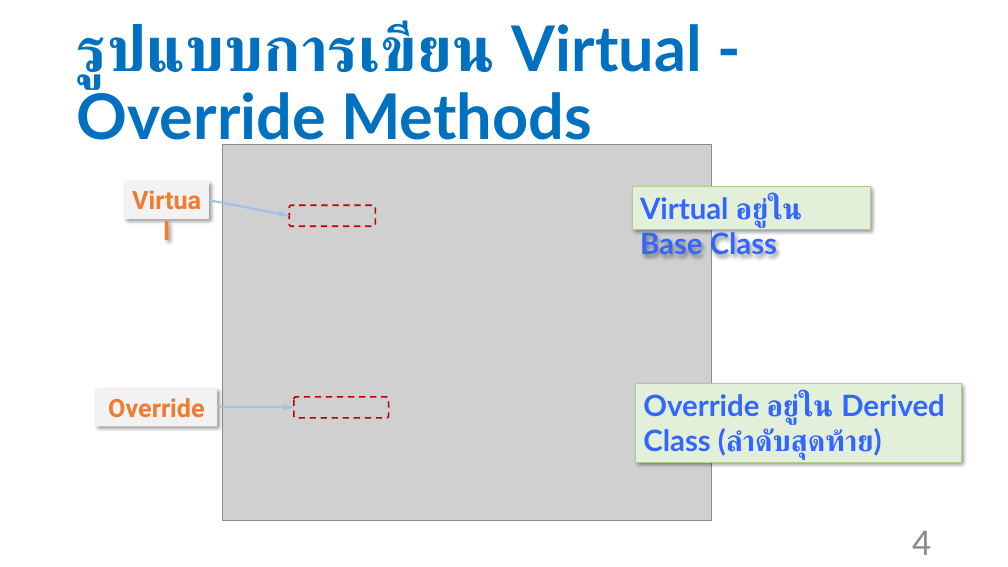
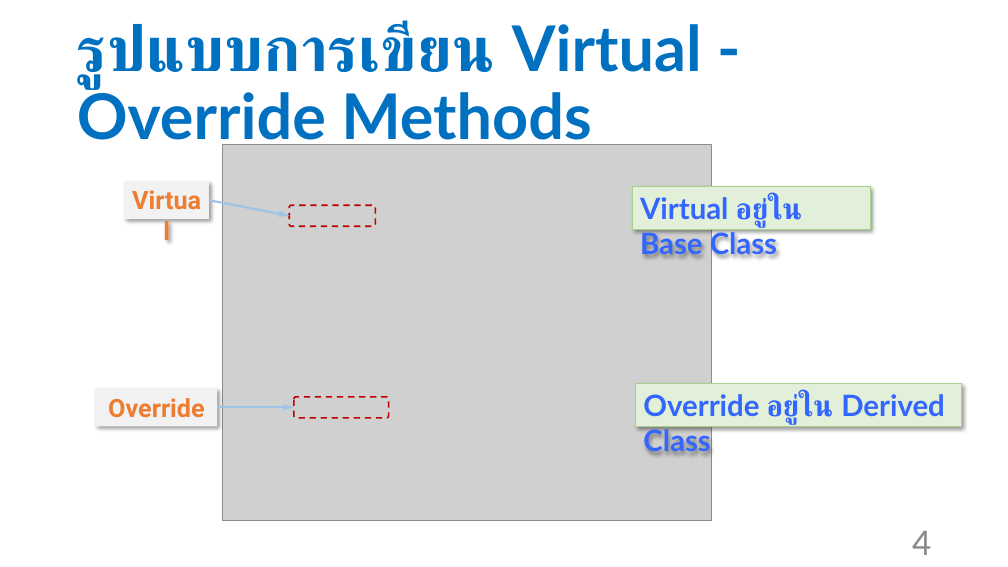
Before and after one commit to 03376836-OOP-2566/03376836-OOP-2566-Week-10, a slide deck: slide 4 of Slides/Classes and Inheritance-Part2.pptx. Drawn at 1008x567 pixels with LibreOffice and Linux fonts; fonts in the diff are those of the drawing; grey boxes stand for pictures; background and template pictures are left out. Boxes give left, top, right and bottom in pixels: in the first picture for what was removed or moved away, otherwise in the second. Text is boxed around its words. In the diff, an @@ line names an element or a change of style, - is before the commit and + after.

Commit message:
update ppt

```diff
--- a/Slides/Classes and Inheritance-Part2.pptx
+++ b/Slides/Classes and Inheritance-Part2.pptx
@@ rectangle "Override อยู่ใน Derived Class": place and size @@
-rectangle "Override อยู่ใน Derived Class" at bbox=[636, 383, 962, 462]
+rectangle "Override อยู่ใน Derived Class" at bbox=[636, 383, 962, 426]
@@ text in rectangle at bbox=[643, 393, 945, 457]: text changed @@
-Override อยู่ใน Derived Class (ลำดับสุดท้าย)
+Override อยู่ใน Derived Class
```
Also in this commit, not shown: 1 other file.
